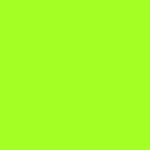
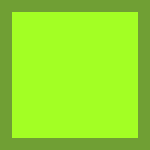
Before/after of a 150px x 150px layered artwork. What changed in the layer stack:
painted on "Layer 1" over [0, 0, 150, 150]
